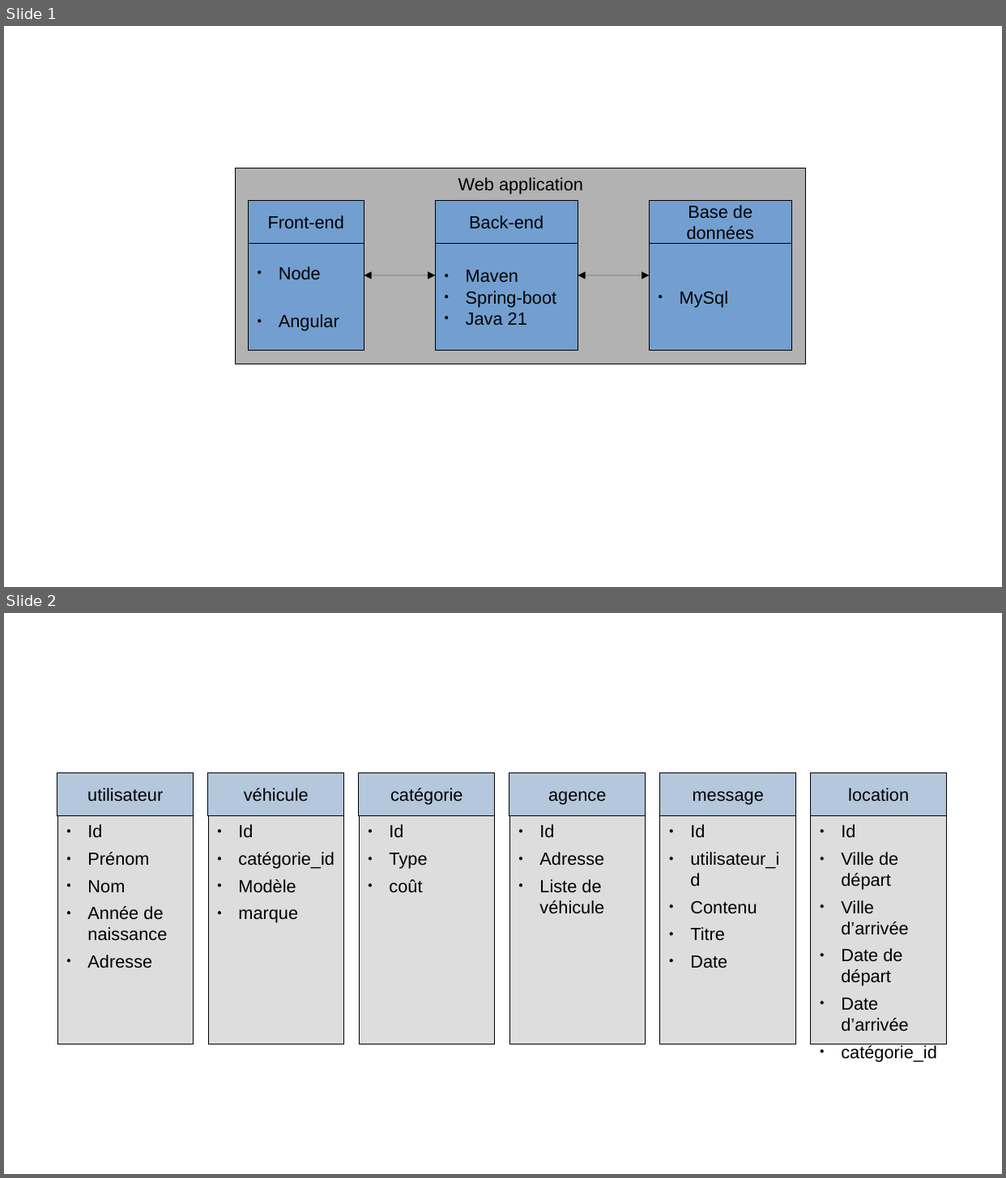
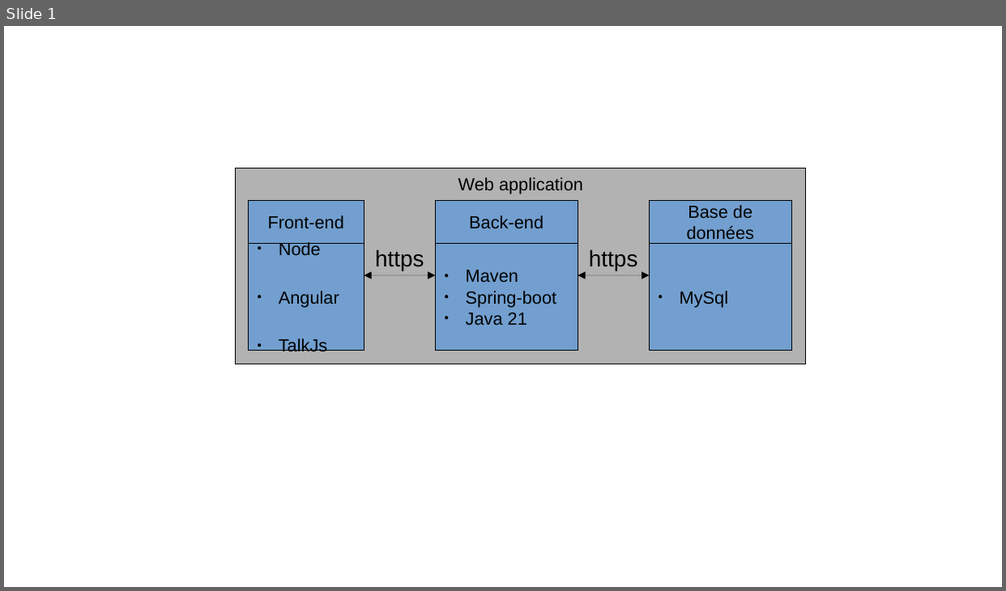
Before and after one commit to ZaeRon007/Projet13, a slide deck: documents/schémas.odp. Shown one above the other, each under a label of ours: slides 1 and 2 before the commit, slide 1 after it. The pictures are 1006x1178 and 1006x591 pixels, drawn with LibreOffice and Linux fonts; fonts in the diff are those of the drawing. Boxes give left, top, right and bottom in pixels: in the first picture for what was removed or moved away, otherwise in the second. Text is boxed around its words. In the diff, an @@ line names an element or a change of style, - is before the commit and + after.

```diff
--- a/documents/schémas.odp
+++ b/documents/schémas.odp
@@ slide 2 removed at bbox=[4, 613, 1002, 1174], background #FFFFFF @@
@@ group removed at bbox=[57, 773, 947, 1044]: 12 rectangles @@
-utilisateur
-● Id
-● Prénom
-● Nom
-● Année de naissance
-● Adresse
-véhicule
-● Id
-● catégorie_id
-● Modèle
-● marque
-catégorie
-● Id
-● Type
-● coût
-agence
-● Id
-● Adresse
-● Liste de véhicule
-message
-● Id
-● utilisateur_id
-● Contenu
-● Titre
-● Date
-location
-● Id
-● Ville de départ
-● Ville d’arrivée
-● Date de départ
-● Date d’arrivée
-● catégorie_id
@@ slide 1 changed as well @@
@@ text added at bbox=[375, 250, 424, 271], 18 pt, text #000000 @@
+https
@@ text added at bbox=[589, 250, 638, 271], 18 pt, text #000000 @@
+https
@@ text in rectangle at bbox=[279, 339, 327, 356]: paragraph added @@
+● TalkJs
```
Also in this commit, not shown: 1 slide added, 4 other files.
